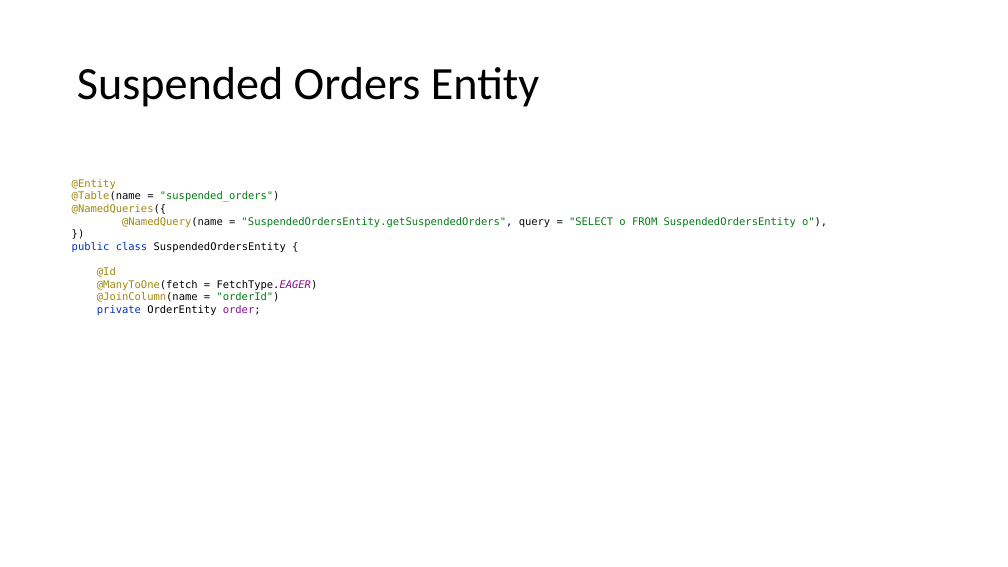
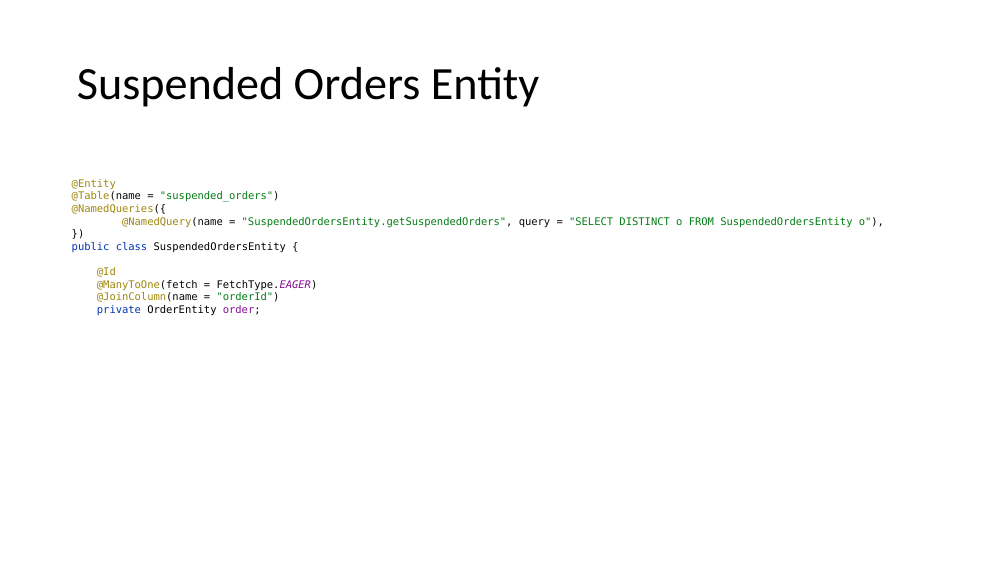
Before and after one commit to priscia99/databases-2-project, a slide deck: slide 48 of Deliverables/Report/Report.pptx. Drawn at 1008x567 pixels with LibreOffice and Linux fonts; fonts in the diff are those of the drawing. Boxes give left, top, right and bottom in pixels: in the first picture for what was removed or moved away, otherwise in the second. Text is boxed around its words. In the diff, an @@ line names an element or a change of style, - is before the commit and + after.

Commit message:
fixed byzantine error on select from db and updated report

```diff
--- a/Deliverables/Report/Report.pptx
+++ b/Deliverables/Report/Report.pptx
@@ text at box(72, 179, 884, 315): text changed @@
-@Entity
-@Table(name = "suspended_orders")
-@NamedQueries({
-@NamedQuery(name = "SuspendedOrdersEntity.getSuspendedOrders", query = "SELECT o FROM SuspendedOrdersEntity o"),
-})
-public class SuspendedOrdersEntity {
-@Id
-@ManyToOne(fetch = FetchType.EAGER)
-@JoinColumn(name = "orderId")
-private OrderEntity order;
+@Entity
+@Table(name = "suspended_orders")
+@NamedQueries({
+@NamedQuery(name = "SuspendedOrdersEntity.getSuspendedOrders", query = "SELECT DISTINCT o FROM SuspendedOrdersEntity o"),
+})
+public class SuspendedOrdersEntity {
+@Id
+@ManyToOne(fetch = FetchType.EAGER)
+@JoinColumn(name = "orderId")
+private OrderEntity order;
```
Also in this commit, not shown: 2 other slides changed, 4 other files.
